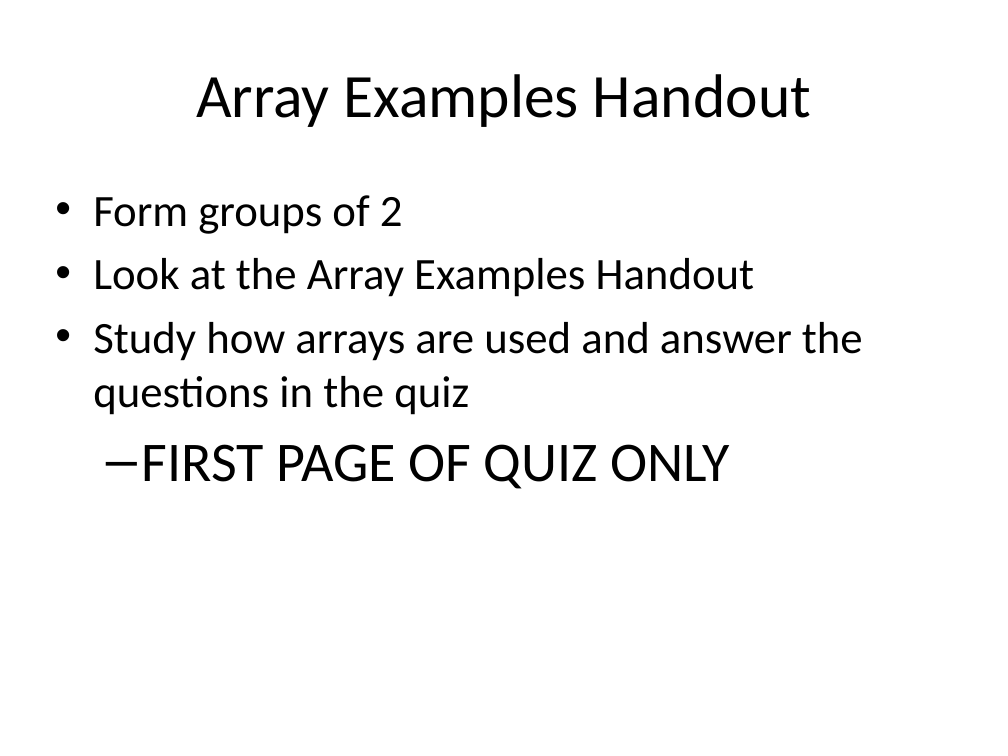
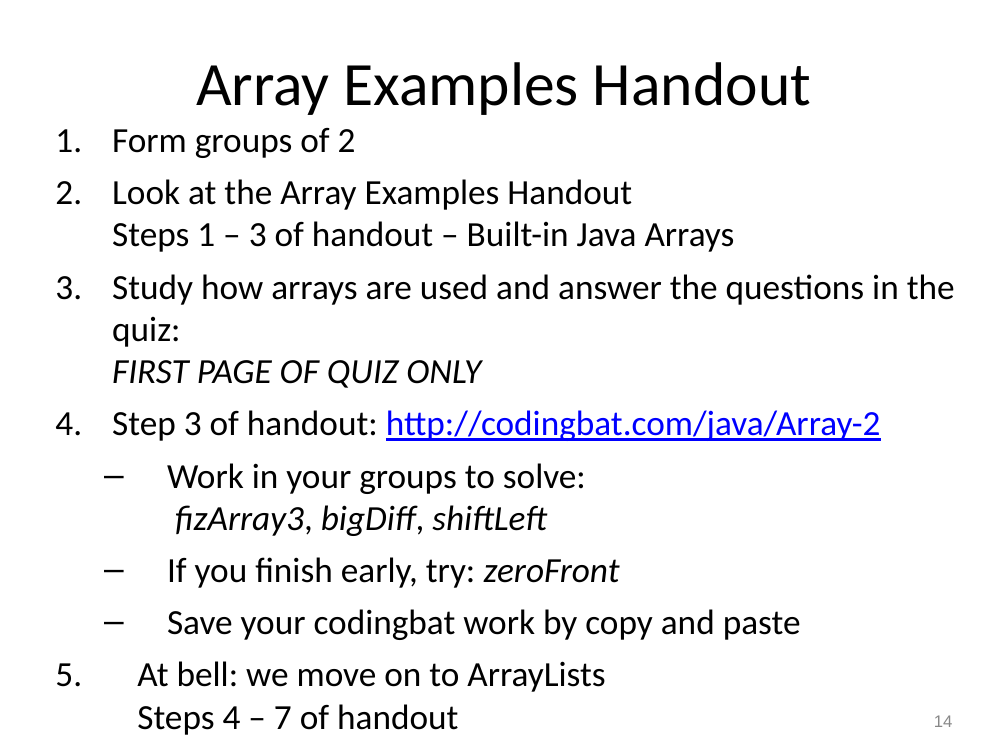
Before and after one commit to RHIT-CSSE/csse220, a slide deck: slide 14 of ClassMaterials/ArraysAndLists/Slides/Arrays and Lists.pptx (slide 11 before the commit). Drawn at 1008x756 pixels with LibreOffice and Linux fonts; fonts in the diff are those of the drawing. Boxes give left, top, right and bottom in pixels: in the first picture for what was removed or moved away, otherwise in the second. Text is boxed around its words. In the diff, an @@ line names an element or a change of style, - is before the commit and + after.

```diff
--- a/ClassMaterials/ArraysAndLists/Slides/Arrays and Lists.pptx
+++ b/ClassMaterials/ArraysAndLists/Slides/Arrays and Lists.pptx
@@ title "Array Examples Handout": place and size @@
-title "Array Examples Handout" at (196,74,811,127)
+title "Array Examples Handout" at (196,62,811,115)
@@ text "Form groups of 2": place and size @@
-text "Form groups of 2" at (93,195,863,489)
+text "Form groups of 2" at (55,128,955,692)
@@ text at (55,128,329,205): size 32 to 25.2 pt in "Form groups of 2"; bullet • to 1. @@
@@ text at (112,179,955,692): text changed; size 32 to 25.2 pt @@
-• Look at the Array Examples Handout
-• Study how arrays are used and answer the questions in the quiz
-  – FIRST PAGE OF QUIZ ONLY
+2. Look at the Array Examples Handout
+   Steps 1 – 3 of handout – Built-in Java Arrays
+3. Study how arrays are used and answer the questions in the quiz:
+   FIRST PAGE OF QUIZ ONLY
+4. Step 3 of handout: http://codingbat.com/java/Array-2
+  – Work in your groups to solve:
+    fizArray3, bigDiff, shiftLeft
+  – If you finish early, try: zeroFront
+  – Save your codingbat work by copy and paste
+5. At bell: we move on to ArrayLists
+   Steps 4 – 7 of handout
@@ page number added at (934,715,953,727), 12 pt, text #888888 @@
+14
```
Also in this commit, not shown: 25 other slides changed, 4 slides added, 2 slides removed.
